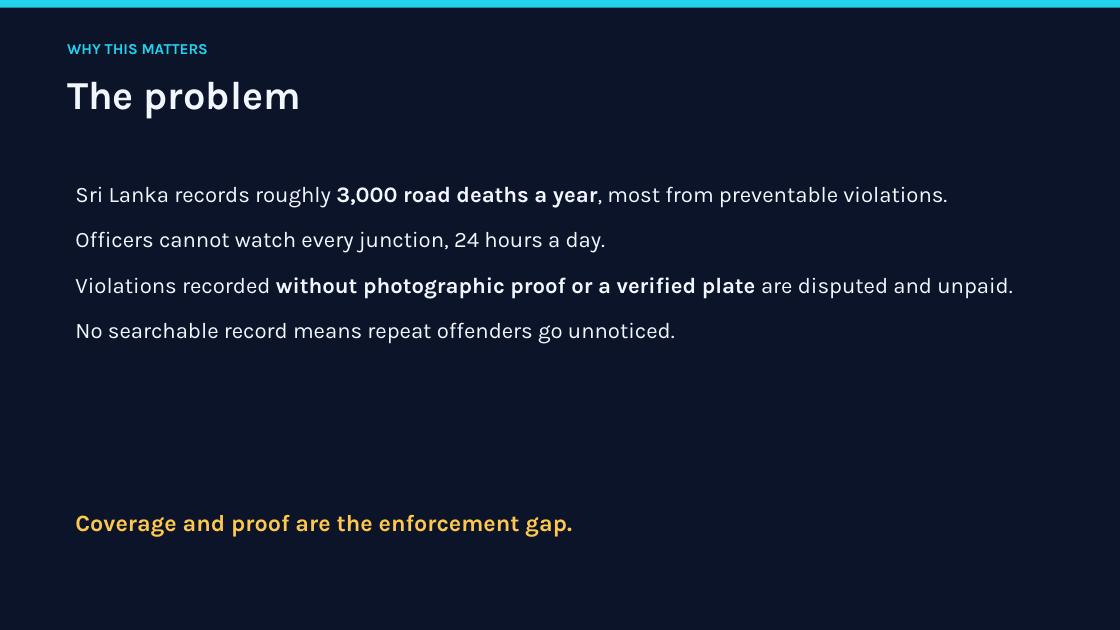
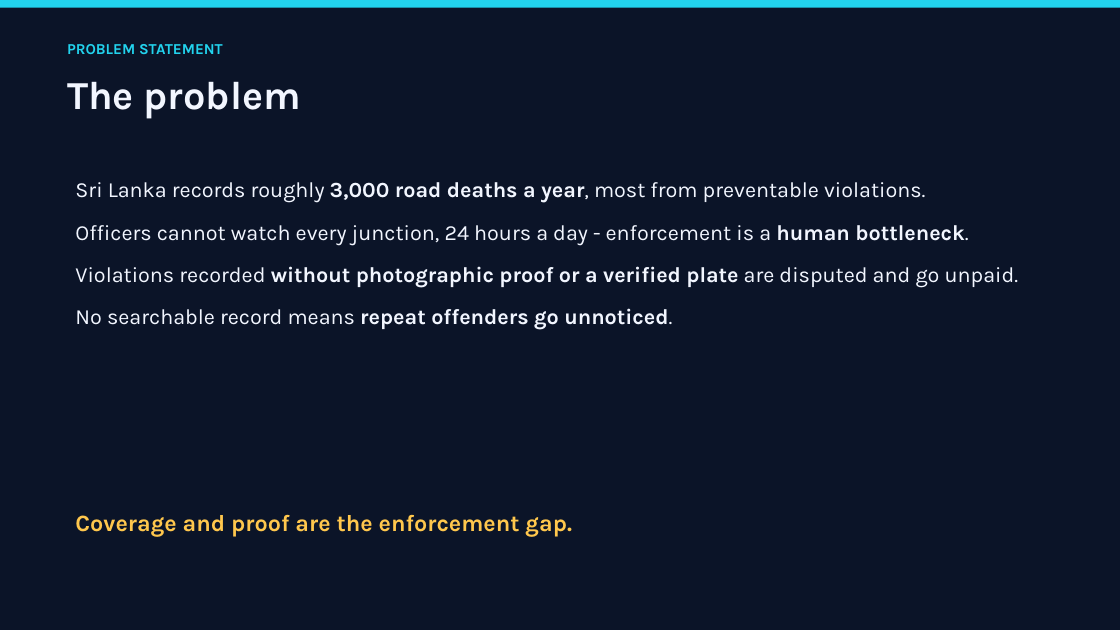
Before and after one commit to Jeba-Jebarsan/AI-SMART-TRAFFIC-INTELLIGENCE, a slide deck: slide 2 of docs/PRESENTATION.pptx. Drawn at 1120x630 pixels with LibreOffice and Linux fonts; fonts in the diff are those of the drawing. Boxes give left, top, right and bottom in pixels: in the first picture for what was removed or moved away, otherwise in the second. Text is boxed around its words. In the diff, an @@ line names an element or a change of style, - is before the commit and + after.

```diff
--- a/docs/PRESENTATION.pptx
+++ b/docs/PRESENTATION.pptx
@@ text at (67, 44, 223, 54): text changed @@
-WHY THIS MATTERS
+PROBLEM STATEMENT
@@ text at (75, 182, 925, 330): size 19 to 18.5 pt in "Sri Lanka records roughly 3,000 road deaths ...", "No searchable record means repeat offenders go ..."; bold on in "repeat offenders go unnoticed."; less space between paragraphs @@
@@ text at (75, 225, 1019, 288): text changed; size 19 to 18.5 pt @@
-Officers cannot watch every junction, 24 hours a day.
-Violations recorded without photographic proof or a verified plate are disputed and unpaid.
+Officers cannot watch every junction, 24 hours a day - enforcement is a human bottleneck.
+Violations recorded without photographic proof or a verified plate are disputed and go unpaid.
```
Also in this commit, not shown: 10 other slides changed, 6 slides added, 1 slide removed, 5 other files.
